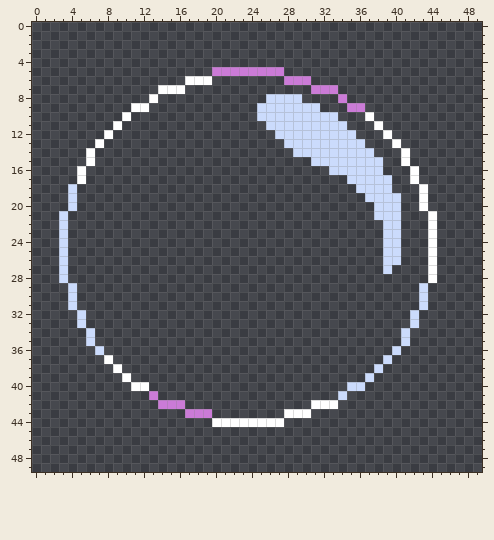
Two states of a pixel-art file, assets/burbuja.aseprite. Above: the version before the commit.
50x50 pixels, 1 frame.
Once edited:
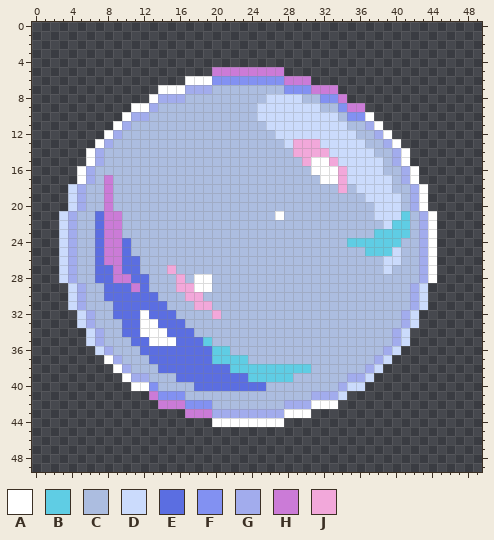
Palette (. is transparent): A #ffffff  B #5fcde4  C #acbde0  D #cbdbfc  E #5b6ee1  F #8291f2  G #a2aced  H #cb7bd7  J #f2a8da
Change:
Changed rows in their new state; - is an unchanged pixel.
first column x 4:
 6 ----------------FFFFFFFF----------------
 7 -------------GGGCCCCCCCCFFF-------------
 8 ----------GGGCCCCCCCCC----CCFF----------
 9 ---------GCCCCCCCCCCC-------CCF---------
10 -------GGCCCCCCCCCCCC---------CFF-------
11 ------GCCCCCCCCCCCCCCC---------CCG------
12 -----GCCCCCCCCCCCCCCCCC---------CCG-----
13 ----GCCCCCCCCCCCCCCCCCCC-JJJ-----CCG----
14 ---GCCCCCCCCCCCCCCCCCCCCCJJJJ-----CCG---
15 ---GCCCCCCCCCCCCCCCCCCCCCCJAAJ-----CG---
16 --GCCCCCCCCCCCCCCCCCCCCCCCCAAAJ----CCG--
17 --GCHCCCCCCCCCCCCCCCCCCCCCCCAAJ-----CG--
18 -GCCHCCCCCCCCCCCCCCCCCCCCCCCCCJC----CCG-
19 -GCCHCCCCCCCCCCCCCCCCCCCCCCCCCCCC----CG-
20 -GCCHCCCCCCCCCCCCCCCCCCCCCCCCCCCCC---CG-
21 GCCEHHCCCCCCCCCCCCCCCCCACCCCCCCCCC---BCG
22 GCCEHHCCCCCCCCCCCCCCCCCCCCCCCCCCCCC-BBCG
23 GCCEHHCCCCCCCCCCCCCCCCCCCCCCCCCCCCBBBBCG
24 GCCEHHECCCCCCCCCCCCCCCCCCCCCCCCBBBBBBCCG
25 GCCEHHECCCCCCCCCCCCCCCCCCCCCCCCCCBBB-CCG
26 GCCEHHEECCCCCCCCCCCCCCCCCCCCCCCCCCC--CCG
27 GCCEEHEECCCJCCCCCCCCCCCCCCCCCCCCCCC-CCCG
28 GCCEEHHEECCCJCAACCCCCCCCCCCCCCCCCCCCCCCG
29 -GCCEEEHECCCJJAACCCCCCCCCCCCCCCCCCCCCCG-
30 -GCCEEEEEECCCJJCCCCCCCCCCCCCCCCCCCCCCCG-
31 -GCCCEEEEEECCCJJCCCCCCCCCCCCCCCCCCCCCCG-
32 --GCCEEEAEEECCCCJCCCCCCCCCCCCCCCCCCCCG--
33 --GCCCEEAAEEECCCCCCCCCCCCCCCCCCCCCCCCG--
34 ---GCCEEAAAEEECCCCCCCCCCCCCCCCCCCCCCG---
35 ---GCCCEEAAAEEEBCCCCCCCCCCCCCCCCCCCCG---
36 ----GCCCEEEEEEEEBBCCCCCCCCCCCCCCCCCG----
37 -----GCCCEEEEEEEBBBBCCCCCCCCCCCCCCG-----
38 ------GCCCEEEEEEEEBBBBBBBBBCCCCCCG------
39 -------GGCCCEEEEEEEEBBBBBCCCCCCGG-------
40 ---------FCCCCEEEEEEEECCCCCCCCG---------
41 ----------FFFCCCCCCCCCCCCCCGGG----------
42 -------------FFFCCCCCCCCGGG-------------
43 ----------------GGGGGGGG----------------
Boxes around the changes in both pictures, in picture pixels (x1, y1, x2, y2):
changed: (68, 76, 428, 418)
